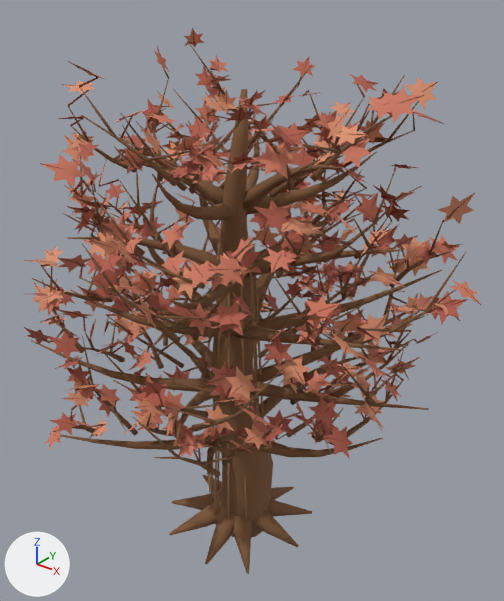
An edit to the glTF model assets/trees/maple.glb, drawn before and after from the same camera.
Both versions are drawn from a 50 mm camera at (1.72, -2.04, 2.5) aimed at (0.01, 0.09, 1.18). Arrows for +X, +Y and +Z are at lower left; the lights stay in place. The first picture is the older version.

The scene before the commit, as lines of its bpy script (objects in view):
```python
me_maple_leaves_1mesh = bpy.data.meshes.new('Maple leaves 1Mesh')
me_maple_leaves_1mesh.from_pydata(...)  # 2145 vertices, 1980 faces; spans x -0.89..0.96, y -0.84..0.93, z 0.68..2.14
me_maple_leaves_1mesh.materials.append(mat_maple_leaf_deep_red)  # red #b35f4d
me_maple_leaves_2mesh = bpy.data.meshes.new('Maple leaves 2Mesh')
me_maple_leaves_2mesh.from_pydata(...)  # 2184 vertices, 2016 faces; spans x -0.87..1.04, y -0.85..1.02, z 0.69..2.18
me_maple_leaves_2mesh.materials.append(mat_maple_leaf_red)  # orange #ce7961
me_maple_leaves_3mesh = bpy.data.meshes.new('Maple leaves 3Mesh')
me_maple_leaves_3mesh.from_pydata(...)  # 2301 vertices, 2124 faces; spans x -0.9..0.97, y -0.85..0.92, z 0.76..2.24
me_maple_leaves_3mesh.materials.append(mat_maple_leaf_warm_red)  # beige #dd916f
me_maple_trunk_and_branchesmesh = bpy.data.meshes.new('Maple trunk and branchesMesh')
me_maple_trunk_and_branchesmesh.from_pydata(...)  # 5747 vertices, 10334 faces; spans x -0.9..0.95, y -0.85..0.93, z -0.03..2.18
me_maple_trunk_and_branchesmesh.materials.append(mat_maple_bark)  # brown #815b3c
ob_maple_leaves_1 = bpy.data.objects.new('Maple leaves 1', me_maple_leaves_1mesh)
ob_maple_leaves_1.location = (0.0, 0.0, 0.0)
ob_maple_leaves_2 = bpy.data.objects.new('Maple leaves 2', me_maple_leaves_2mesh)
ob_maple_leaves_2.location = (0.0, 0.0, 0.0)
ob_maple_leaves_3 = bpy.data.objects.new('Maple leaves 3', me_maple_leaves_3mesh)
ob_maple_leaves_3.location = (0.0, 0.0, 0.0)
ob_maple_trunk_and_branches = bpy.data.objects.new('Maple trunk and branches', me_maple_trunk_and_branchesmesh)
ob_maple_trunk_and_branches.location = (0.0, 0.0, 0.0)
# also in view: 'Maple veins' at (0.07, 0.08, 1.46); 'Maple raised bark' at (0.0, 0.0, 0.77)
```
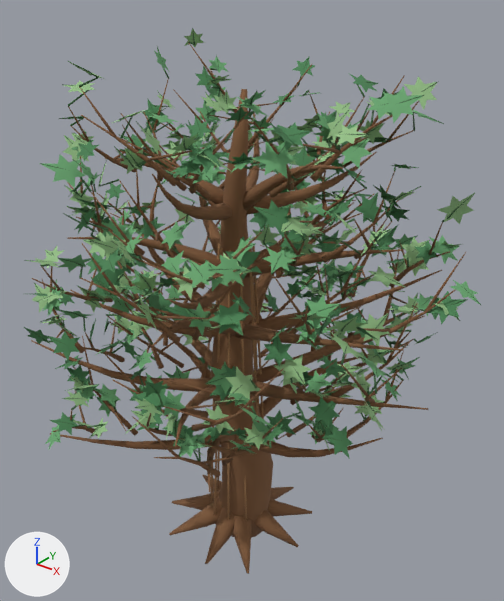
Edits to the scene script, one JSON object a line:
```json
{"op": "add", "block": "mat_maple_leaf_warm_green", "code": ["mat_maple_leaf_warm_green = principled_material('Maple leaf warm green')", "mat_maple_leaf_warm_green.base_color = (0.3, 0.52, 0.24)  # green #95bf86", "mat_maple_leaf_warm_green.roughness = 0.82"]}
{"op": "add", "block": "mat_maple_leaf_green", "code": ["mat_maple_leaf_green = principled_material('Maple leaf green')", "mat_maple_leaf_green.base_color = (0.14, 0.38, 0.16)  # green #69a66f", "mat_maple_leaf_green.roughness = 0.84"]}
{"op": "add", "block": "mat_maple_leaf_deep_green", "code": ["mat_maple_leaf_deep_green = principled_material('Maple leaf deep green')", "mat_maple_leaf_deep_green.base_color = (0.07, 0.23, 0.09)  # green #4b8455", "mat_maple_leaf_deep_green.roughness = 0.86"]}
{"block": "me_maple_leaves_1mesh", "where": "me_maple_leaves_1mesh.from_pydata(...)  # 2145 vertices, 1980 faces; spans x -0.89..0.96, y -0.84..0.93, z 0.68..2.14"}
{"op": "remove", "block": "me_maple_leaves_1mesh", "code": "me_maple_leaves_1mesh.materials.append(mat_maple_leaf_deep_red)  # red #b35f4d"}
{"op": "add", "block": "me_maple_leaves_1mesh", "code": "me_maple_leaves_1mesh.materials.append(mat_maple_leaf_deep_green)  # green #4b8455"}
{"block": "me_maple_leaves_2mesh", "where": "me_maple_leaves_2mesh.from_pydata(...)  # 2184 vertices, 2016 faces; spans x -0.87..1.04, y -0.85..1.02, z 0.69..2.18"}
{"op": "remove", "block": "me_maple_leaves_2mesh", "code": "me_maple_leaves_2mesh.materials.append(mat_maple_leaf_red)  # orange #ce7961"}
{"op": "add", "block": "me_maple_leaves_2mesh", "code": "me_maple_leaves_2mesh.materials.append(mat_maple_leaf_green)  # green #69a66f"}
{"block": "me_maple_leaves_3mesh", "where": "me_maple_leaves_3mesh.from_pydata(...)  # 2301 vertices, 2124 faces; spans x -0.9..0.97, y -0.85..0.92, z 0.76..2.24"}
{"op": "remove", "block": "me_maple_leaves_3mesh", "code": "me_maple_leaves_3mesh.materials.append(mat_maple_leaf_warm_red)  # beige #dd916f"}
{"op": "add", "block": "me_maple_leaves_3mesh", "code": "me_maple_leaves_3mesh.materials.append(mat_maple_leaf_warm_green)  # green #95bf86"}
```

Pixel boxes (x1, y1, x2, y2) of what changed, in the pictures (504 x 601 px):
```json
{"object": "Maple leaves 1", "change": "recoloured", "before": [25, 58, 466, 459], "after": [25, 58, 466, 459]}
{"object": "Maple leaves 3", "change": "recoloured", "before": [24, 27, 475, 455], "after": [24, 27, 475, 455]}
{"object": "Maple leaves 2", "change": "recoloured", "before": [39, 48, 479, 458], "after": [39, 48, 479, 458]}
```
